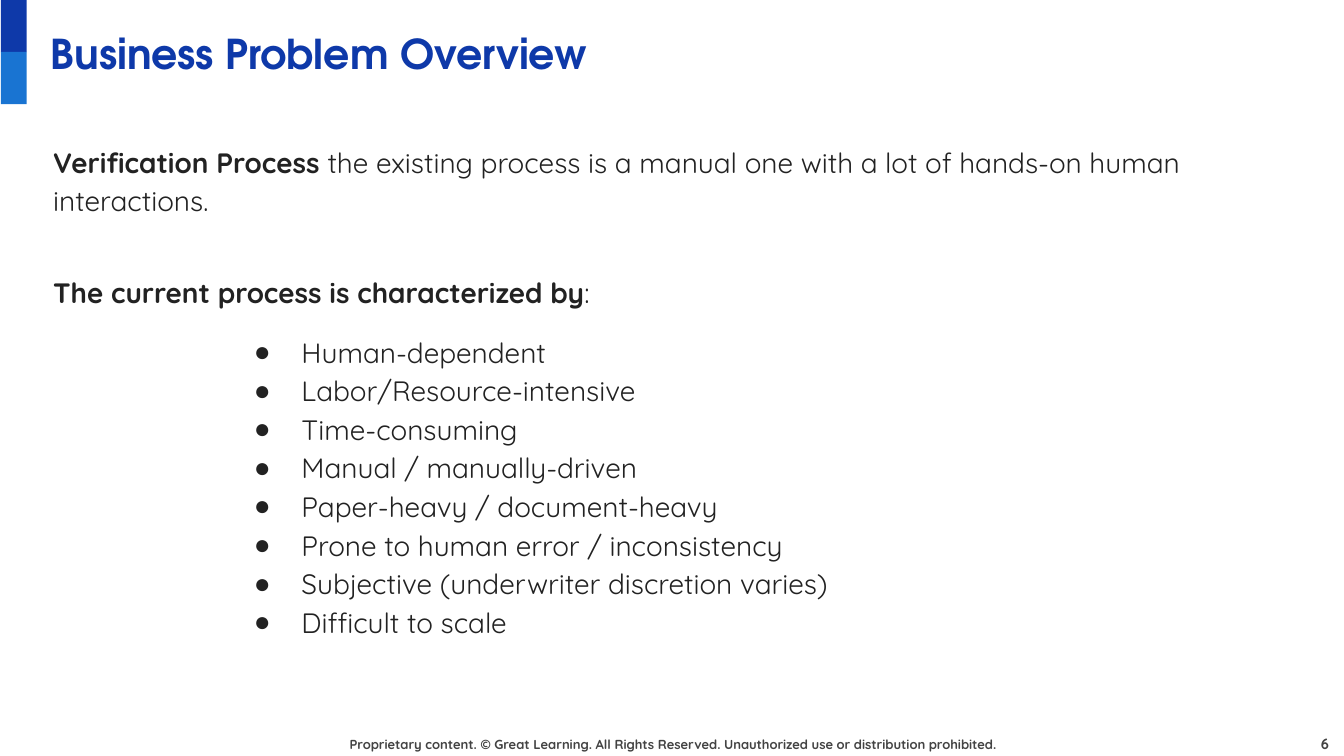
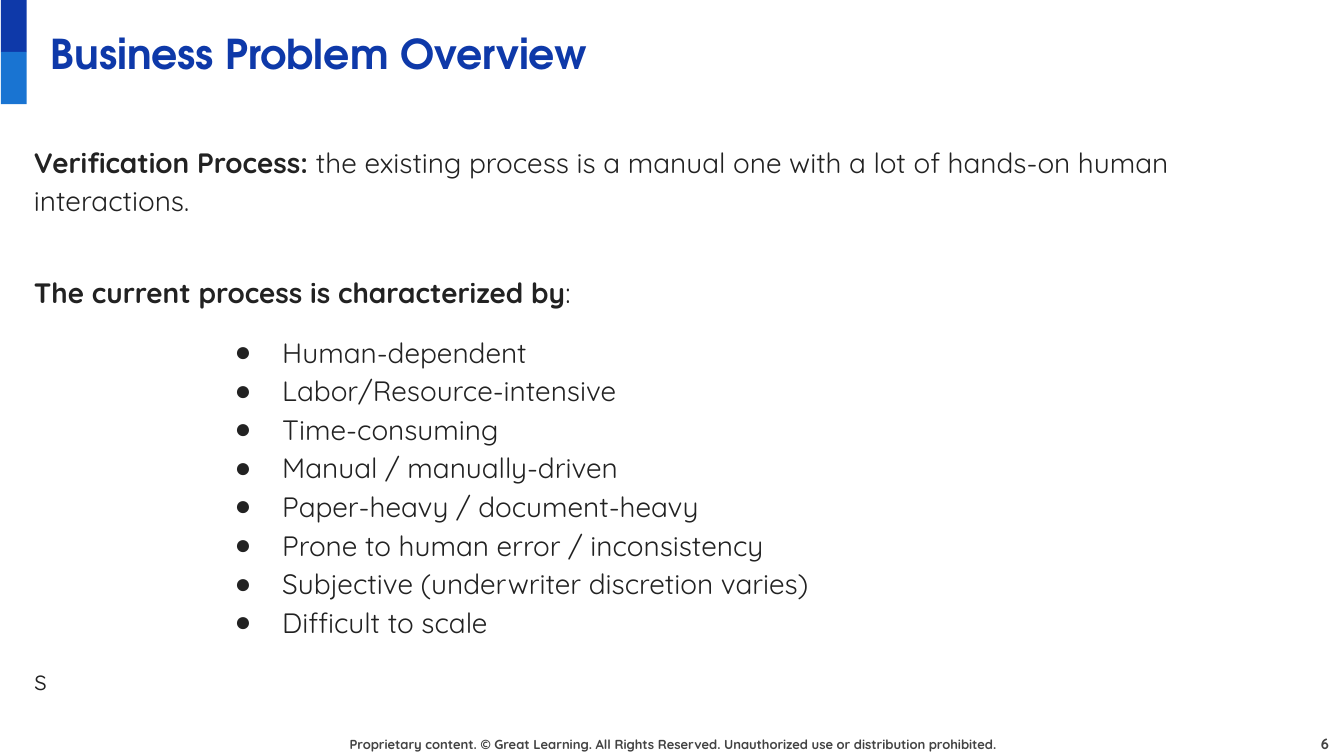
Before and after one commit to juanbucz/GreatLearning-TermProjects, a slide deck: slide 6 of Neural Networks - Loan Default/Loan Default Prediction Presentation - Business Interpretation - John Buczkowski.pptx. Drawn at 1344x756 pixels with LibreOffice and Linux fonts; fonts in the diff are those of the drawing; background and template pictures are left out. Boxes give left, top, right and bottom in pixels: in the first picture for what was removed or moved away, otherwise in the second. Text is boxed around its words. In the diff, an @@ line names an element or a change of style, - is before the commit and + after.

Commit message:
GL NN Loan Default Prediction Presentation - General cleanup - content, grammar, spelling                                            - Completed conclusion/summary sections

```diff
--- a/Neural Networks - Loan Default/Loan Default Prediction Presentation - Business Interpretation - John Buczkowski.pptx
+++ b/Neural Networks - Loan Default/Loan Default Prediction Presentation - Business Interpretation - John Buczkowski.pptx
@@ text "Verification Process: the existing process ...": place and size @@
-text "Verification Process: the existing process ..." at <box>53,152,1179,634</box>
+text "Verification Process: the existing process ..." at <box>34,152,1168,691</box>
@@ text at <box>34,152,1168,212</box>: text changed @@
-Verification Process the existing process is a manual one with a lot of hands-on human interactions.
+Verification Process: the existing process is a manual one with a lot of hands-on human interactions.
@@ text at <box>34,675,47,691</box>: paragraph added @@
+s
```
Also in this commit, not shown: 31 other slides changed, 1 slide added, 2 slides removed, 1 other file.
